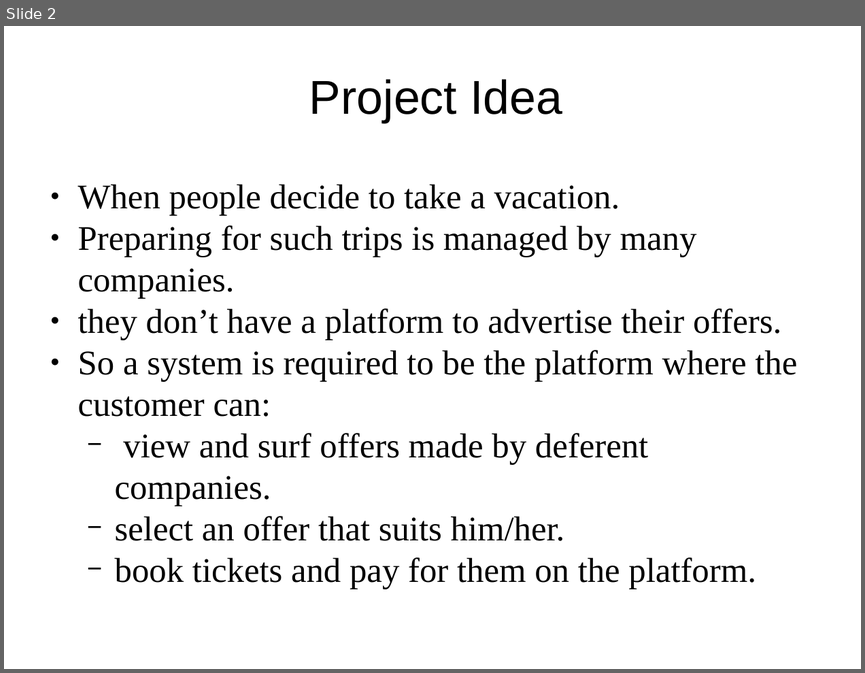
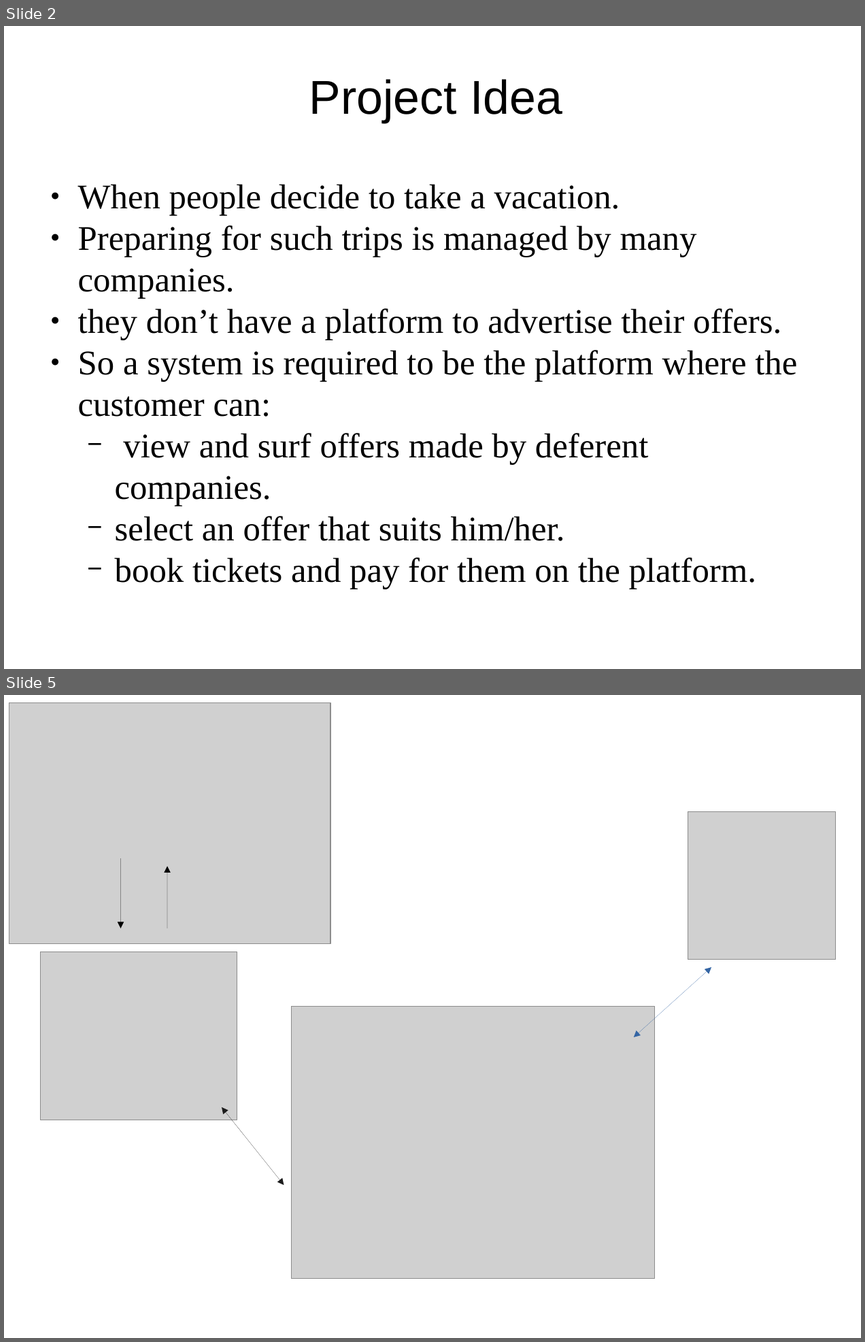
Before and after one commit to ZizoNaser/Fs7ny, a slide deck: MidYearPresentation/FCI-CU-GP-Midyear-PresentationV0.0.1.pptx. Shown one above the other, each under a label of ours: slide 2 before the commit, slides 2 and 5 after it; the slides between them are not shown. The pictures are 865x673 and 865x1342 pixels, drawn with LibreOffice and Linux fonts; fonts in the diff are those of the drawing; grey boxes stand for pictures. Boxes give left, top, right and bottom in pixels: in the first picture for what was removed or moved away, otherwise in the second. Text is boxed around its words. In the diff, an @@ line names an element or a change of style, - is before the commit and + after.

```diff
--- a/MidYearPresentation/FCI-CU-GP-Midyear-PresentationV0.0.1.pptx
+++ b/MidYearPresentation/FCI-CU-GP-Midyear-PresentationV0.0.1.pptx
@@ slide 5 added at (4,695,861,1338), background #FFFFFF @@
@@ picture added at (9,702,330,944) @@
@@ picture added at (688,812,836,960) @@
@@ arrow added from (121, 858) to (121, 928), #000000 0.75 pt @@
@@ arrow added from (167, 928) to (167, 866), #000000 0.75 pt @@
@@ picture added at (41,951,237,1120) @@
@@ double arrow added from (634, 1037) to (711, 967), #3465A4 0.75 pt @@
@@ picture added at (292,1006,655,1278) @@
@@ double arrow added from (222, 1107) to (284, 1185), #1C1C1C 0.75 pt @@
```
Also in this commit, not shown: 2 other slides added, 4 other files.
